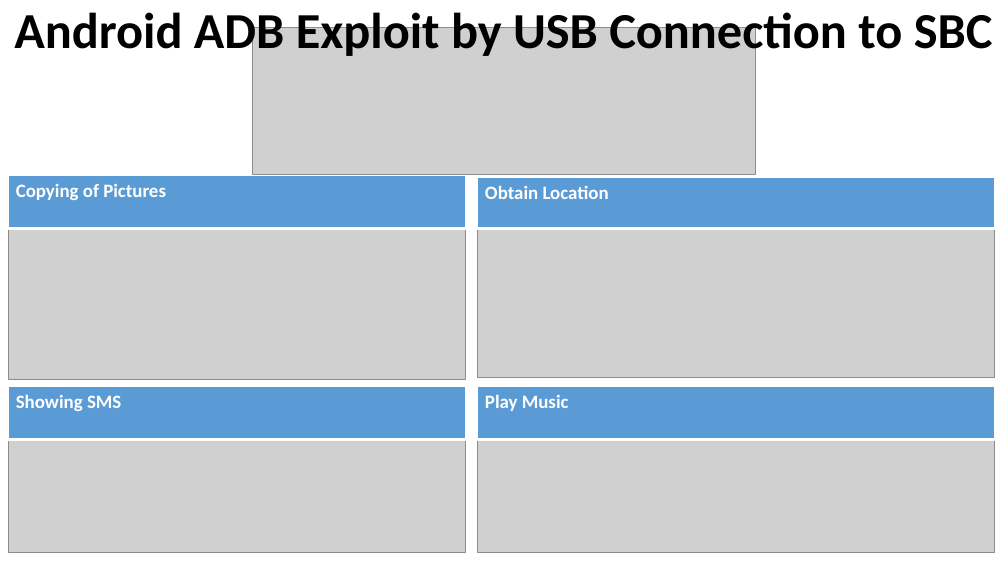
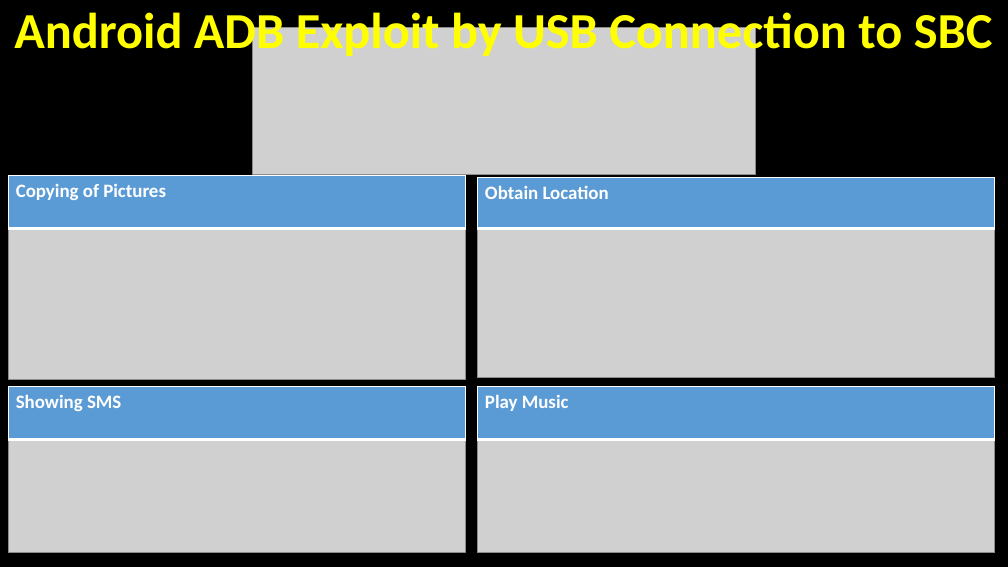
Before and after one commit to jomsenong/cs5231, a slide deck: slide 1 of cs5231 poster.pptx. Drawn at 1008x567 pixels with LibreOffice and Linux fonts; fonts in the diff are those of the drawing; grey boxes stand for pictures. Boxes give left, top, right and bottom in pixels: in the first picture for what was removed or moved away, otherwise in the second. Text is boxed around its words. In the diff, an @@ line names an element or a change of style, - is before the commit and + after.

Commit message:
Broom Broom
Update poster

```diff
--- a/cs5231 poster.pptx
+++ b/cs5231 poster.pptx
@@ background #FFFFFF to #000000 @@
@@ text "Android ADB Exploit by USB ..." at [14, 6, 993, 59]: text colour #000000 to #FFFF00 @@
```
